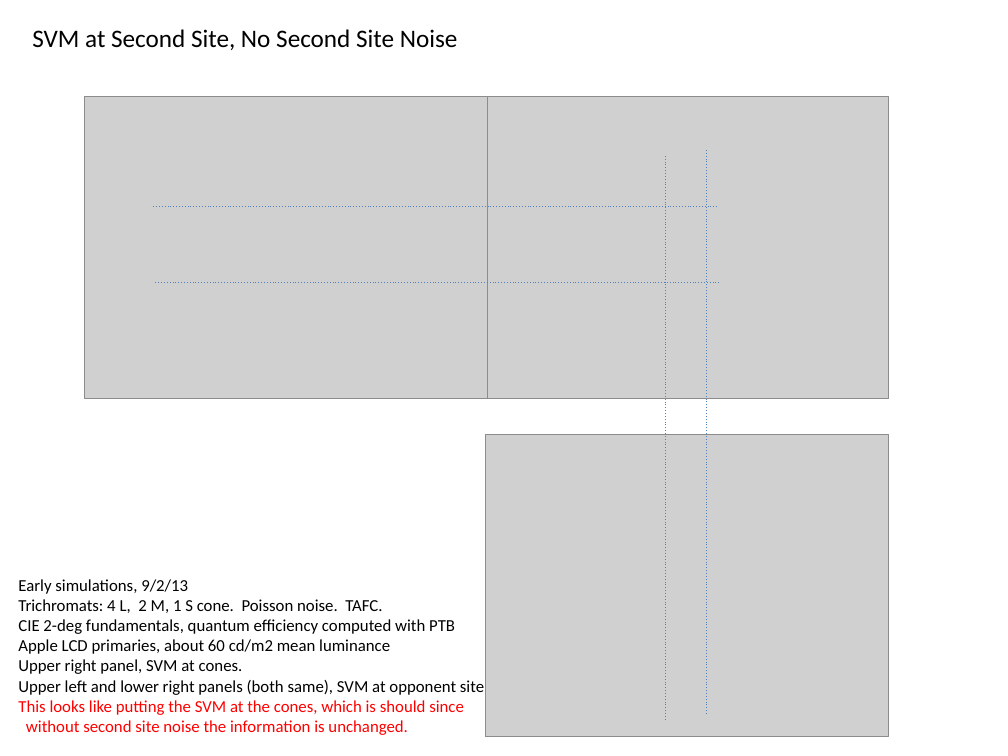
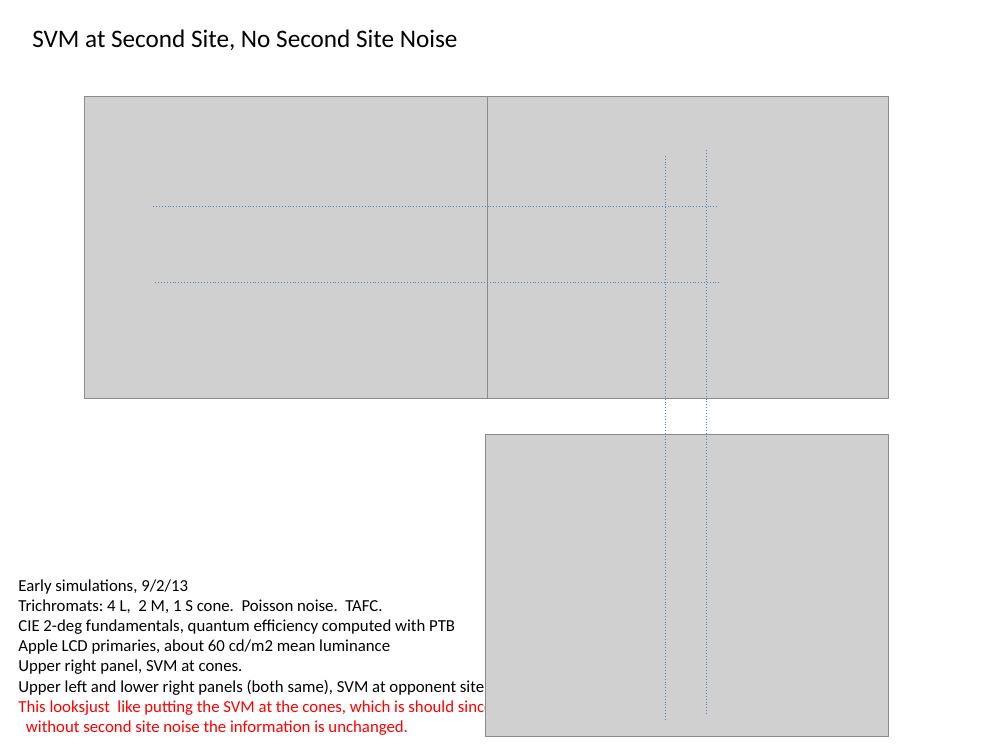
Before and after one commit to isetbio/computationaleyebrain, a slide deck: slide 5 of colorContours/presentations/EarlyResultsSeptember2013.pptx. Drawn at 1008x756 pixels with LibreOffice and Linux fonts; fonts in the diff are those of the drawing; grey boxes stand for pictures. Boxes give left, top, right and bottom in pixels: in the first picture for what was removed or moved away, otherwise in the second. Text is boxed around its words. In the diff, an @@ line names an element or a change of style, - is before the commit and + after.

Commit message:
Small text change.

```diff
--- a/colorContours/presentations/EarlyResultsSeptember2013.pptx
+++ b/colorContours/presentations/EarlyResultsSeptember2013.pptx
@@ text at bbox=[18, 698, 493, 716]: text changed @@
-This looks like putting the SVM at the cones, which is should since
+This looksjust like putting the SVM at the cones, which is should since
```
